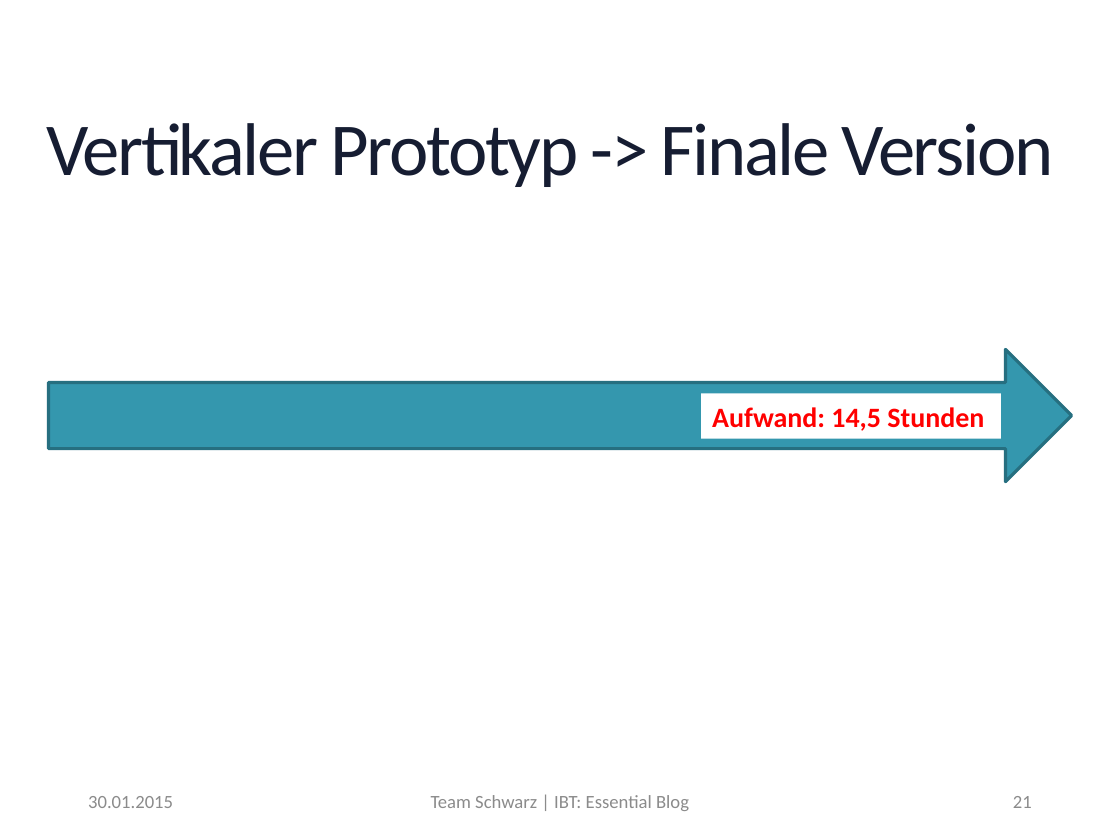
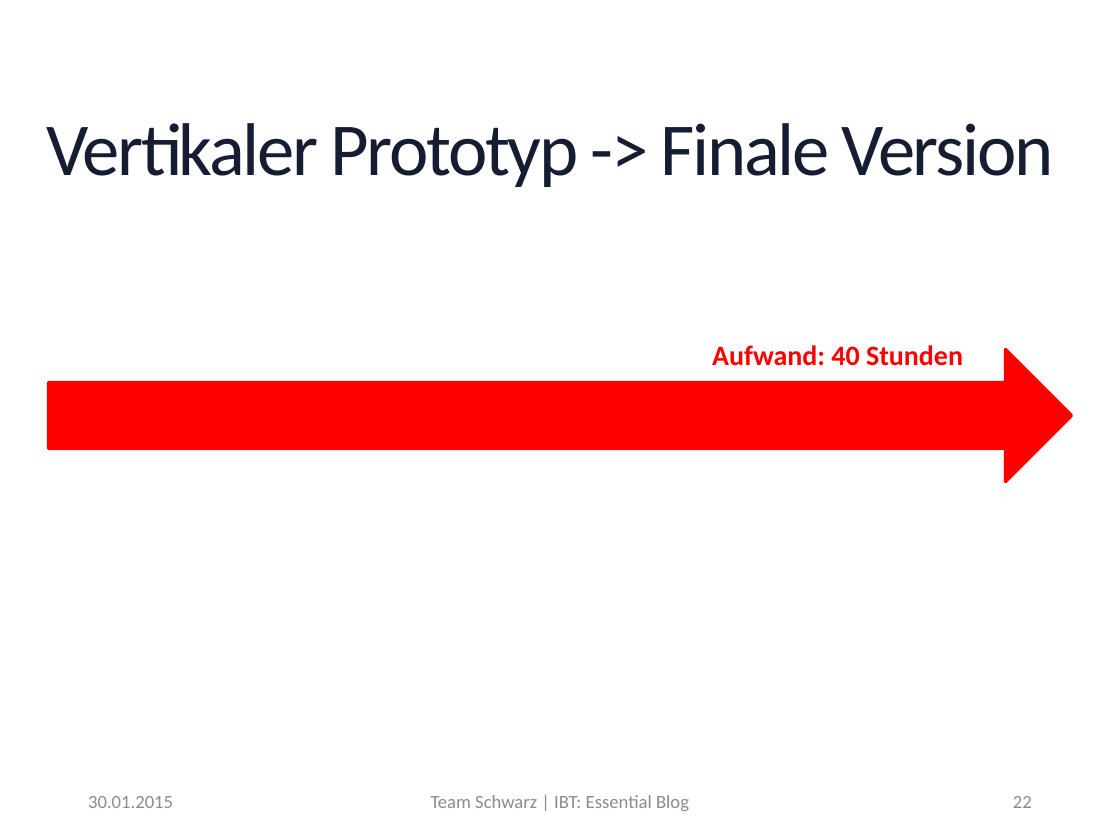
Before and after one commit to MrXXX92/EssentialBlog, a slide deck: slide 22 of Notizen/Präsentation_EssentialBlog.pptx (slide 21 before the commit). Drawn at 1120x840 pixels with LibreOffice and Linux fonts; fonts in the diff are those of the drawing; background and template pictures are left out. Boxes give left, top, right and bottom in pixels: in the first picture for what was removed or moved away, otherwise in the second. Text is boxed around its words. In the diff, an @@ line names an element or a change of style, - is before the commit and + after.

```diff
--- a/Notizen/Präsentation_EssentialBlog.pptx
+++ b/Notizen/Präsentation_EssentialBlog.pptx
@@ right arrow at (48,349,1071,482): fill #3497AE to #FF0000; outline #267081 2 pt to #FF0000 2 pt @@
@@ rectangle "Aufwand: 40 Stunden": place and size @@
-rectangle "Aufwand: 40 Stunden" at (701,393,1001,438)
+rectangle "Aufwand: 40 Stunden" at (701,332,1001,376)
@@ text in rectangle at (712,345,963,366): text changed @@
-Aufwand: 14,5 Stunden
+Aufwand: 40 Stunden
@@ page number at (1013,796,1032,808): text changed @@
-21
+22
```
Also in this commit, not shown: 16 other slides changed, 4 slides added, 6 slides removed, 2 other files.
